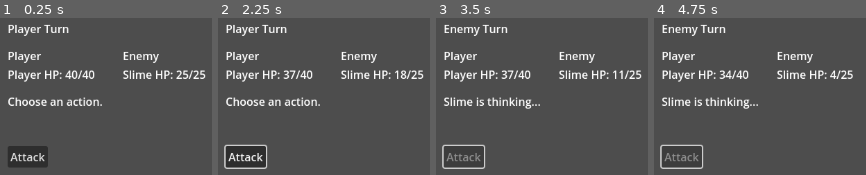
Above: before the commit, frames 1-4 (left to right).
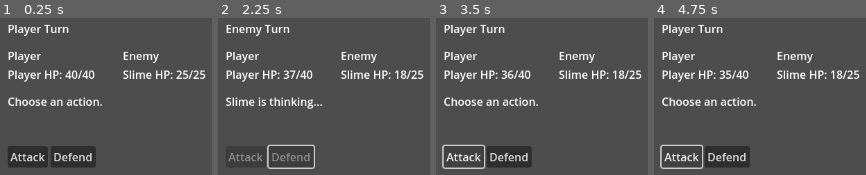
Above: after the commit, the same moments.

Repository: Vedant-Gupta523/slay-the-tower
Game: Godot game, scene res://scenes/battle/battle_scene.tscn
Same seed, same stepped clock (60 frames per second), same inputs: the game is played once before the commit and once after it.
Inputs (mouse positions are in pixels of both pictures, inside the frame that each line leads up to):
- Up to frame 1 (0.25 s): no input
- Up to frame 2 (2.25 s): click "Attack" at 0.5 s; tap Enter at 1.25 s; click (292, 156) at 2 s, where only the run after the commit has a clickable "Defend"
- Up to frame 3 (3.5 s): click (463, 156) at 2.75 s, where only the run before the commit has a clickable "Attack"
- Up to frame 4 (4.75 s): click (728, 156) at 3.5 s, where only the run after the commit has a clickable "Defend"; click (681, 156) at 4.25 s, where only the run before the commit has a clickable "Attack"

The runs differ from the first frame. In frame 1, 2.6% of the frame differs, in the area x 24-46%, y 81-95%; in frame 2, 4.7%; in frame 3, 5.8%; in frame 4, 6.1%, in the area x 3-98%, y 4-95%.

Commit message:
defend button

Diff:
--- a/scenes/battle/battle_scene.tscn
+++ b/scenes/battle/battle_scene.tscn
@@ -73,3 +73,7 @@
 [node name="AttackButton" type="Button" parent="MarginContainer/VBoxContainer/Actions"]
 layout_mode = 2
 text = "Attack"
+
+[node name="DefendButton" type="Button" parent="MarginContainer/VBoxContainer/Actions"]
+layout_mode = 2
+text = "Defend"
--- a/scripts/battle/battle_controller.gd
+++ b/scripts/battle/battle_controller.gd
@@ -3,13 +3,14 @@
 
 @export var player_data: UnitData
 @export var enemy_data: UnitData
-@export var enemy_turn_delay: float = 0.9
+@export var enemy_turn_delay: float = 0.75
 
 @onready var turn_label: Label = $MarginContainer/VBoxContainer/TurnLabel
 @onready var player_hp_label: Label = $MarginContainer/VBoxContainer/HBoxContainer/PlayerBox/PlayerHpLabel
 @onready var enemy_hp_label: Label = $MarginContainer/VBoxContainer/HBoxContainer/EnemyBox/EnemyHpLabel
 @onready var log_label: Label = $MarginContainer/VBoxContainer/LogLabel
 @onready var attack_button: Button = $MarginContainer/VBoxContainer/Actions/AttackButton
+@onready var defend_button: Button = $MarginContainer/VBoxContainer/Actions/DefendButton
 
 enum BattleState {
 	START,
@@ -25,7 +26,12 @@
 
 func _ready() -> void:
 	attack_button.pressed.connect(_on_attack_button_pressed)
+	defend_button.pressed.connect(_on_defend_button_pressed)
 	start_battle()
+
+func set_action_buttons_enabled(enabled: bool) -> void:
+	attack_button.disabled = not enabled
+	defend_button.disabled = not enabled
 
 func start_battle() -> void:
 	player = PlayerUnit.new(player_data)
@@ -42,13 +48,13 @@
 	battle_state = BattleState.PLAYER_TURN
 	turn_label.text = "Player Turn"
 	log_label.text = "Choose an action."
-	attack_button.disabled = false
+	set_action_buttons_enabled(true)
 
 func run_enemy_turn() -> void:
 	battle_state = BattleState.ENEMY_TURN
 	turn_label.text = "Enemy Turn"
 	log_label.text = "%s is thinking..." % enemy.get_unit_name()
-	attack_button.disabled = true
+	set_action_buttons_enabled(false)
 
 	await get_tree().create_timer(enemy_turn_delay).timeout
 
@@ -73,7 +79,7 @@
 	if battle_state != BattleState.PLAYER_TURN:
 		return
 
-	attack_button.disabled = true
+	set_action_buttons_enabled(false)
 
 	var damage: int = player.basic_attack(enemy)
 	log_label.text = "%s attacks %s for %d damage." % [
@@ -89,19 +95,31 @@
 
 	run_enemy_turn()
 
+func _on_defend_button_pressed() -> void:
+	if battle_state != BattleState.PLAYER_TURN:
+		return
+
+	set_action_buttons_enabled(false)
+
+	player.start_defending()
+	log_label.text = "%s takes a defensive stance." % player.get_unit_name()
+
+	update_ui()
+	run_enemy_turn()
+
 func check_battle_end() -> bool:
 	if enemy.is_dead():
 		battle_state = BattleState.VICTORY
 		turn_label.text = "Victory"
 		log_label.text = "Player won."
-		attack_button.disabled = true
+		set_action_buttons_enabled(false)
 		return true
 
 	if player.is_dead():
 		battle_state = BattleState.DEFEAT
 		turn_label.text = "Defeat"
 		log_label.text = "Player lost."
-		attack_button.disabled = true
+		set_action_buttons_enabled(false)
 		return true
 
 	return false
--- a/scripts/units/battle_unit.gd
+++ b/scripts/units/battle_unit.gd
@@ -3,6 +3,7 @@
 
 var data: UnitData
 var current_hp: int
+var is_defending: bool = false
 
 func _init(unit_data: UnitData) -> void:
 	data = unit_data
@@ -29,10 +30,21 @@
 func is_dead() -> bool:
 	return current_hp <= 0
 
+func start_defending() -> void:
+	is_defending = true
+
+func stop_defending() -> void:
+	is_defending = false
+
 func take_damage(amount: int) -> int:
-	var final_damage: int = max(1, amount - get_def())
-	current_hp = max(0, current_hp - final_damage)
-	return final_damage
+	var mitigated_damage: int = max(1, amount - get_def())
+
+	if is_defending:
+		mitigated_damage = max(1, mitigated_damage / 2)
+		stop_defending()
+
+	current_hp = max(0, current_hp - mitigated_damage)
+	return mitigated_damage
 
 func basic_attack(target: BattleUnit) -> int:
 	return target.take_damage(get_atk())
